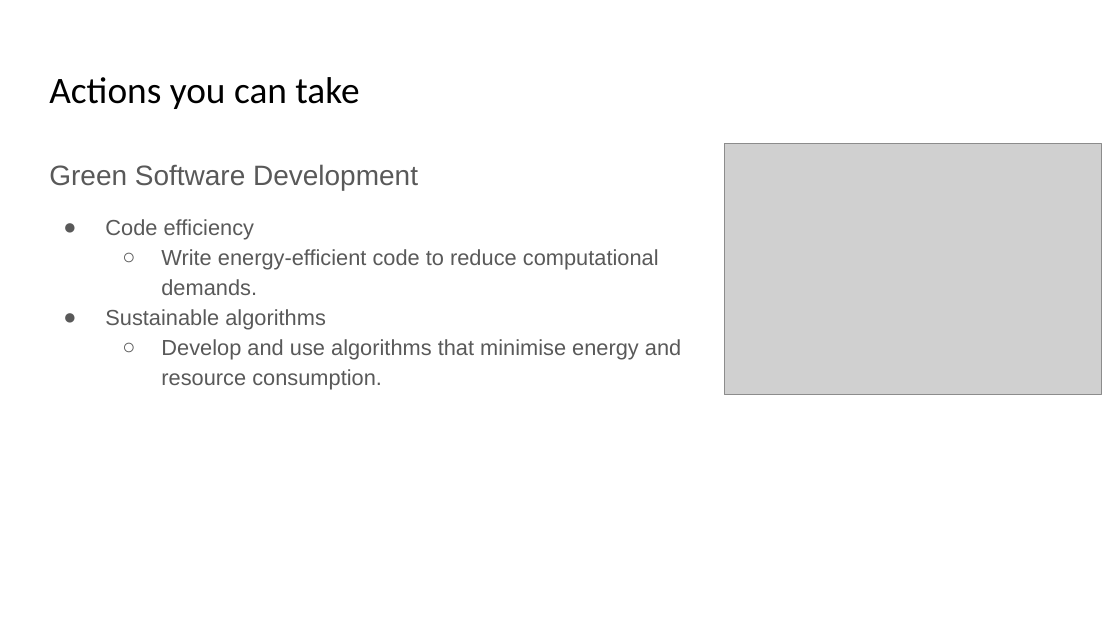
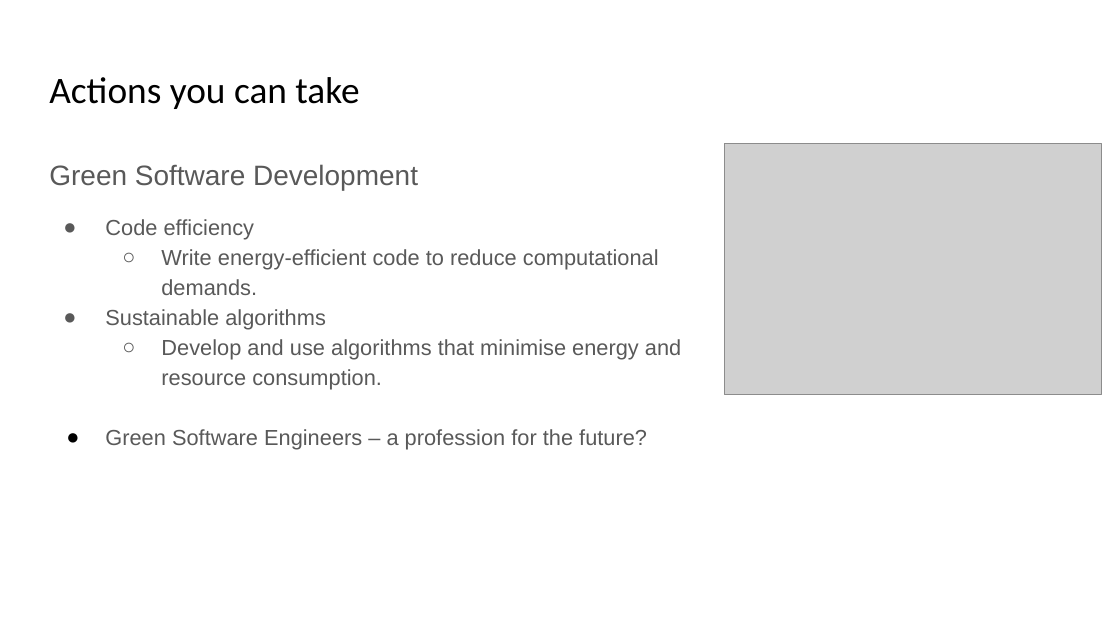
Before and after one commit to ncasuk/ncas-isc, a slide deck: slide 8 of working_practices/Introduction_to_Net_Zero.pptx (slide 6 before the commit). Drawn at 1120x630 pixels with LibreOffice and Linux fonts; fonts in the diff are those of the drawing; grey boxes stand for pictures; background and template pictures are left out. Boxes give left, top, right and bottom in pixels: in the first picture for what was removed or moved away, otherwise in the second. Text is boxed around its words. In the diff, an @@ line names an element or a change of style, - is before the commit and + after.

```diff
--- a/working_practices/Introduction_to_Net_Zero.pptx
+++ b/working_practices/Introduction_to_Net_Zero.pptx
@@ text at [105, 429, 647, 450]: paragraph added @@
+● Green Software Engineers – a profession for the future?
```
Also in this commit, not shown: 1 other slide changed, 2 slides added.
